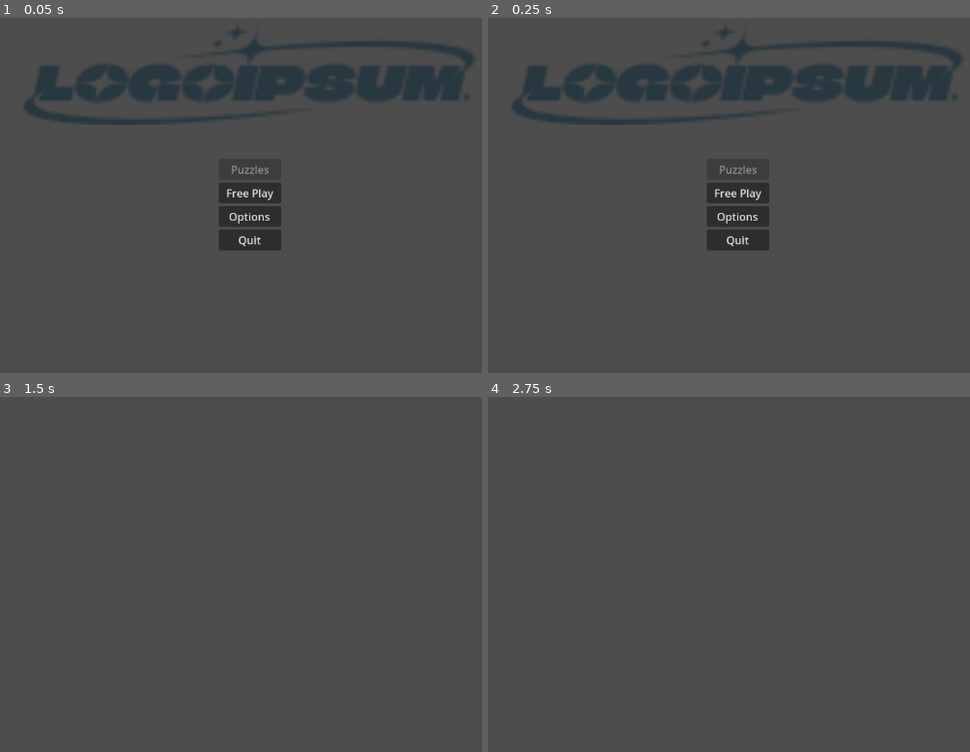
Above: before the commit, frames 1-4 (two rows, left to right).
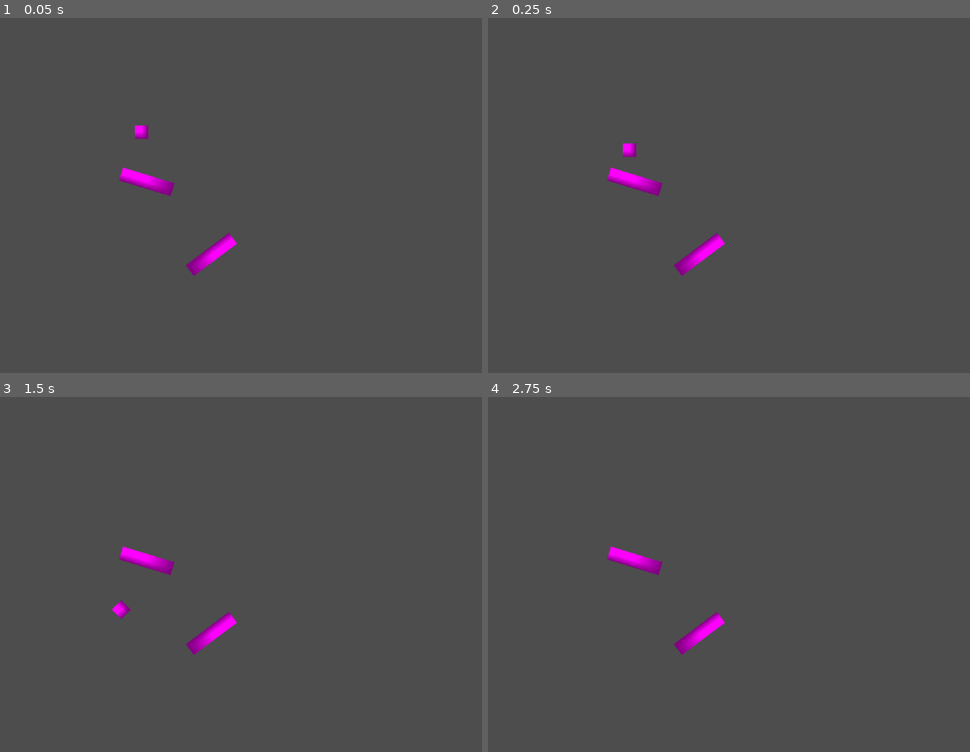
Above: after the commit, the same moments.

Repository: AlurienFlame/be-flat
Game: Godot game, scene res://scenes/game.tscn
Two runs of this game, one before a commit and one after it. Both use one fixed random seed, a clock stepped at 60 frames per second and the inputs below. Before the commit the project starts from res://scenes/main_menu.tscn.
Inputs (mouse positions are in pixels of both pictures, inside the frame that each line leads up to):
- Up to frame 1 (0.05 s): no input
- Up to frame 2 (0.25 s): no input
- Up to frame 3 (1.5 s): click (250, 570) at 0.5 s, where only the run before the commit has a clickable "Free Play"
- Up to frame 4 (2.75 s): no input

The runs differ from the first frame. In frame 1, 11% of the frame differs, in the area x 5-99%, y 2-73%; in frame 2, 11%; in frame 3, 1.0%; in frame 4, 0.9%.

Commit message:
character physics and collision

Diff:
--- a/project.godot
+++ b/project.godot
@@ -11,7 +11,7 @@
 [application]
 
 config/name="be-flat"
-run/main_scene="uid://cgshkgi5sfd58"
+run/main_scene="uid://bkjr6dmtm575w"
 config/features=PackedStringArray("4.4", "Forward Plus")
 config/icon="res://icon.svg"
 
--- a/scenes/game.tscn
+++ b/scenes/game.tscn
@@ -1,3 +1,46 @@
-[gd_scene format=3 uid="uid://bkjr6dmtm575w"]
+[gd_scene load_steps=5 format=3 uid="uid://bkjr6dmtm575w"]
+
+[sub_resource type="PhysicsMaterial" id="PhysicsMaterial_8cj0n"]
+bounce = 0.8
+
+[sub_resource type="PlaceholderTexture2D" id="PlaceholderTexture2D_8cj0n"]
+
+[sub_resource type="CircleShape2D" id="CircleShape2D_8cj0n"]
+
+[sub_resource type="RectangleShape2D" id="RectangleShape2D_8cj0n"]
+size = Vector2(80, 20)
 
 [node name="Game" type="Node2D"]
+
+[node name="Character" type="RigidBody2D" parent="."]
+position = Vector2(415, 215)
+physics_material_override = SubResource("PhysicsMaterial_8cj0n")
+
+[node name="Sprite2D" type="Sprite2D" parent="Character"]
+scale = Vector2(20, 20)
+texture = SubResource("PlaceholderTexture2D_8cj0n")
+
+[node name="CollisionShape2D" type="CollisionShape2D" parent="Character"]
+shape = SubResource("CircleShape2D_8cj0n")
+
+[node name="StaticBody2D" type="StaticBody2D" parent="."]
+position = Vector2(423, 290)
+rotation = 0.295138
+
+[node name="Sprite2D" type="Sprite2D" parent="StaticBody2D"]
+scale = Vector2(80, 20)
+texture = SubResource("PlaceholderTexture2D_8cj0n")
+
+[node name="CollisionShape2D" type="CollisionShape2D" parent="StaticBody2D"]
+shape = SubResource("RectangleShape2D_8cj0n")
+
+[node name="StaticBody2D2" type="StaticBody2D" parent="."]
+position = Vector2(519, 398)
+rotation = 2.49591
+
+[node name="Sprite2D" type="Sprite2D" parent="StaticBody2D2"]
+scale = Vector2(80, 20)
+texture = SubResource("PlaceholderTexture2D_8cj0n")
+
+[node name="CollisionShape2D" type="CollisionShape2D" parent="StaticBody2D2"]
+shape = SubResource("RectangleShape2D_8cj0n")
